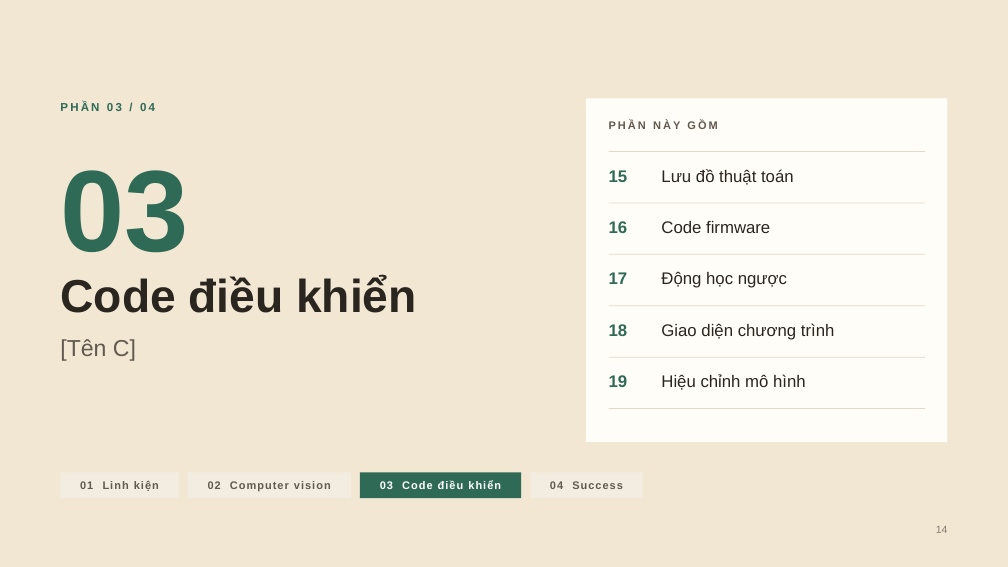
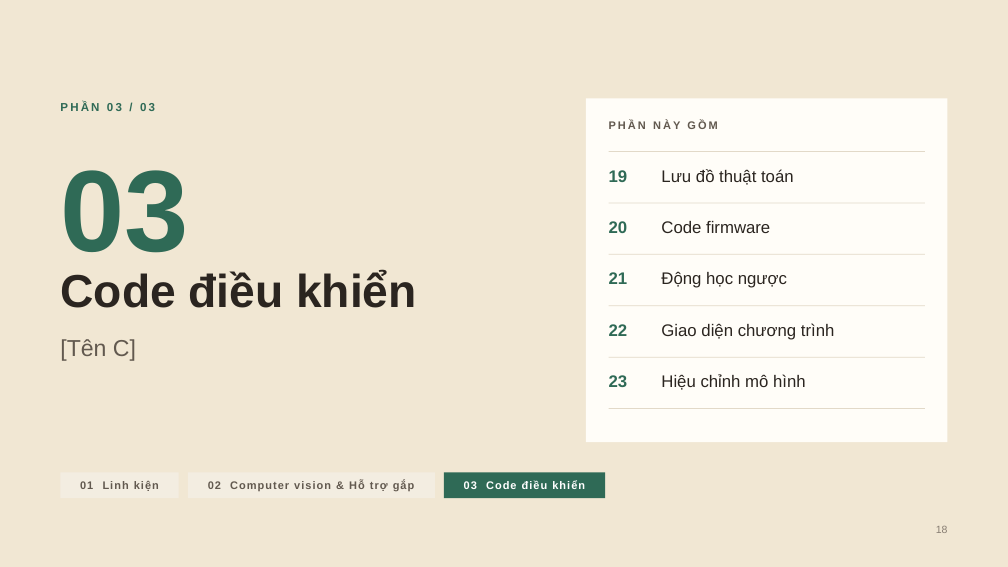
Before and after one commit to DuongNAD/Project_IoT, a slide deck: slide 18 of slides/Project_IoT_ThuyetTrinh.pptx (slide 14 before the commit). Drawn at 1008x567 pixels with LibreOffice and Linux fonts; fonts in the diff are those of the drawing. Boxes give left, top, right and bottom in pixels: in the first picture for what was removed or moved away, otherwise in the second. Text is boxed around its words. In the diff, an @@ line names an element or a change of style, - is before the commit and + after.

```diff
--- a/slides/Project_IoT_ThuyetTrinh.pptx
+++ b/slides/Project_IoT_ThuyetTrinh.pptx
@@ text at bbox=[60, 102, 155, 111]: text changed @@
-PHẦN 03 / 04
+PHẦN 03 / 03
@@ text at bbox=[609, 170, 628, 182]: text changed @@
-15
+19
@@ text at bbox=[609, 221, 628, 233]: text changed @@
-16
+20
@@ text "Code điều khiển" at bbox=[60, 270, 417, 308]: line spacing 1.1 to 1 @@
@@ text at bbox=[609, 272, 628, 284]: text changed @@
-17
+21
@@ text at bbox=[609, 324, 628, 336]: text changed @@
-18
+22
@@ text at bbox=[609, 375, 628, 387]: text changed @@
-19
+23
@@ rectangle "02 Computer vision & Hỗ ...": place and size @@
-rectangle "02 Computer vision & Hỗ ..." at bbox=[188, 473, 351, 498]
+rectangle "02 Computer vision & Hỗ ..." at bbox=[188, 473, 435, 498]
@@ rectangle "03 Code điều khiển": place and size @@
-rectangle "03 Code điều khiển" at bbox=[360, 473, 521, 498]
+rectangle "03 Code điều khiển" at bbox=[444, 473, 605, 498]
@@ rectangle removed at bbox=[530, 473, 643, 498] @@
-04 Success
@@ text in rectangle at bbox=[208, 481, 415, 491]: text changed @@
-02 Computer vision
+02 Computer vision & Hỗ trợ gắp
@@ text at bbox=[936, 526, 948, 533]: text changed @@
-14
+18
```
Also in this commit, not shown: 18 other slides changed, 1 slide removed, 26 other files.
